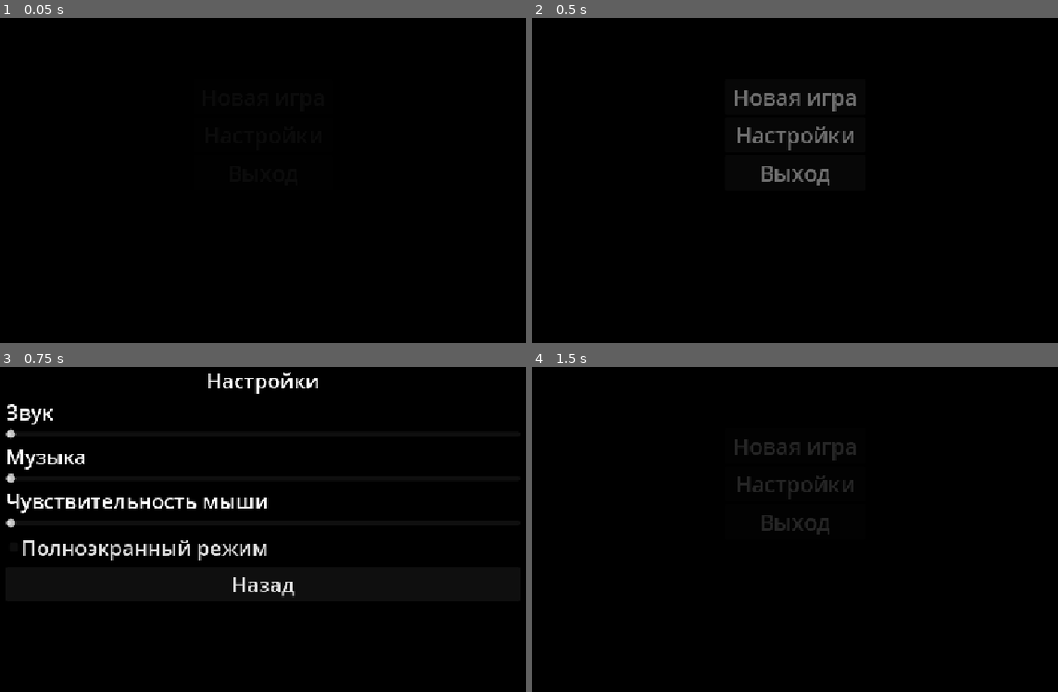
Above: before the commit, frames 1-4 (two rows, left to right).
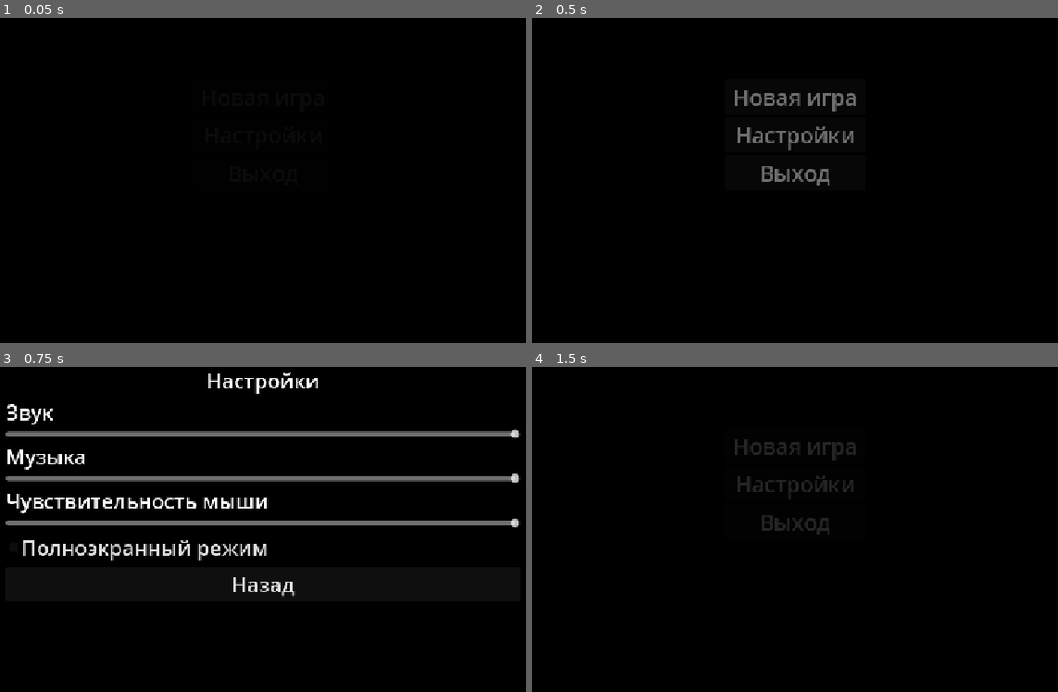
Above: after the commit, the same moments.

Repository: JohnMandzela/PROJECT_MITA
Game: Godot game, scene res://scenes/main_menu.tscn
Same seed, same stepped clock (60 frames per second), same inputs: the game is played once before the commit and once after it.
Inputs:
- Up to frame 1 (0.05 s): no input
- Up to frame 2 (0.5 s): no input
- Up to frame 3 (0.75 s): click "Настройки" at 0.5 s
- Up to frame 4 (1.5 s): click "Назад" at 1.25 s

Frames 1-2 are identical in both runs. In frame 3, 4.8% of the frame differs, in the area x 1-99%, y 18-50%; in frame 4, nothing differs.

Commit message:
Изменить настройки звука
Проведена работа над ползунками громкости звуков и музыки, которые теперь можно изменять, НО! все еще не сохраняются данные, которые пользователь выбирает при движении ползунков

Diff:
--- /dev/null
+++ b/audio/default_bus_layout.tres
@@ -0,0 +1,15 @@
+[gd_resource type="AudioBusLayout" format=3 uid="uid://8uorenhholqh"]
+
+[resource]
+bus/1/name = &"Sounds"
+bus/1/solo = false
+bus/1/mute = false
+bus/1/bypass_fx = false
+bus/1/volume_db = 0.0
+bus/1/send = &"Master"
+bus/2/name = &"Music"
+bus/2/solo = false
+bus/2/mute = false
+bus/2/bypass_fx = false
+bus/2/volume_db = 0.0
+bus/2/send = &"Master"
--- a/project.godot
+++ b/project.godot
@@ -17,6 +17,10 @@
 boot_splash/fullsize=false
 boot_splash/image="uid://0tfcbp2bqbm4"
 config/icon="uid://bqsxrcdk5hfja"
+
+[audio]
+
+buses/default_bus_layout="res://audio/default_bus_layout.tres"
 
 [autoload]
 
--- a/scenes/goshivon.tscn
+++ b/scenes/goshivon.tscn
@@ -167,6 +167,7 @@
 [node name="Audio" type="AudioStreamPlayer" parent="Door_Mike_Room/Enter_Mike_Room"]
 stream = ExtResource("8_y5ma7")
 volume_db = -15.0
+bus = &"Sounds"
 
 [connection signal="body_entered" from="Door_Mike_Room/Enter_Mike_Room" to="Door_Mike_Room/Enter_Mike_Room" method="_on_body_entered"]
 [connection signal="body_exited" from="Door_Mike_Room/Enter_Mike_Room" to="Door_Mike_Room/Enter_Mike_Room" method="_on_body_exited"]
--- a/scenes/main_menu.tscn
+++ b/scenes/main_menu.tscn
@@ -1,6 +1,7 @@
-[gd_scene load_steps=5 format=3 uid="uid://dbg1xkfmi17eg"]
+[gd_scene load_steps=6 format=3 uid="uid://dbg1xkfmi17eg"]
 
 [ext_resource type="Script" uid="uid://kkb06l5r6ctm" path="res://scripts/main_menu.gd" id="1_l6cm7"]
+[ext_resource type="AudioStream" uid="uid://bk6al3gxa2up6" path="res://audio/Darkness Music.mp3" id="2_ekxnf"]
 
 [sub_resource type="Animation" id="Animation_ekxnf"]
 length = 0.001
@@ -125,6 +126,11 @@
 }
 autoplay = "main_menu_animation"
 
+[node name="Menu_Theme" type="AudioStreamPlayer" parent="."]
+stream = ExtResource("2_ekxnf")
+bus = &"Music"
+playback_type = 1
+
 [connection signal="pressed" from="VBoxContainer/New_Game" to="." method="_on_new_game_button_pressed"]
 [connection signal="pressed" from="VBoxContainer/Options" to="." method="_on_options_button_pressed"]
 [connection signal="pressed" from="VBoxContainer/Exit" to="." method="_on_exit_pressed"]
--- a/scenes/mike_room.tscn
+++ b/scenes/mike_room.tscn
@@ -186,6 +186,8 @@
 [node name="Toilet_Sound" type="AudioStreamPlayer" parent="Ivents/Shower"]
 stream = ExtResource("6_sw8qw")
 volume_db = -15.0
+bus = &"Sounds"
+playback_type = 1
 
 [node name="Bed_Left" type="Area2D" parent="Ivents"]
 script = ExtResource("8_glapv")
@@ -268,6 +270,7 @@
 [node name="Audio" type="AudioStreamPlayer" parent="Ivents/Exit_Mike_Room"]
 stream = ExtResource("10_qkv8r")
 volume_db = -15.0
+bus = &"Sounds"
 
 [node name="Camera2D" type="Camera2D" parent="."]
 zoom = Vector2(1.4, 1.4)
--- a/scenes/mom_home.tscn
+++ b/scenes/mom_home.tscn
@@ -54,6 +54,7 @@
 [node name="Audio" type="AudioStreamPlayer" parent="Exit_Mom_Home"]
 stream = ExtResource("7_mgikj")
 volume_db = -15.0
+bus = &"Sounds"
 
 [node name="Spawn_Base" type="Marker2D" parent="."]
 position = Vector2(70, -68)
--- a/scenes/system/options.tscn
+++ b/scenes/system/options.tscn
@@ -54,6 +54,8 @@
 layout_mode = 2
 size_flags_horizontal = 3
 size_flags_vertical = 4
+min_value = -20.0
+max_value = 0.0
 
 [node name="Music" type="VBoxContainer" parent="Options_Menu/Options_Menu_VBox"]
 layout_mode = 2
@@ -74,6 +76,8 @@
 layout_mode = 2
 size_flags_horizontal = 3
 size_flags_vertical = 4
+min_value = -20.0
+max_value = 0.0
 
 [node name="Mouse_Sensitivity" type="VBoxContainer" parent="Options_Menu/Options_Menu_VBox"]
 layout_mode = 2
@@ -94,6 +98,8 @@
 layout_mode = 2
 size_flags_horizontal = 3
 size_flags_vertical = 4
+min_value = -20.0
+max_value = 0.0
 
 [node name="Fullscreen_CheckBox" type="CheckBox" parent="Options_Menu/Options_Menu_VBox"]
 layout_mode = 2
@@ -105,5 +111,7 @@
 theme_override_font_sizes/font_size = 32
 text = "Назад"
 
+[connection signal="value_changed" from="Options_Menu/Options_Menu_VBox/Sounds/sounds_slider/sounds_slider" to="." method="_on_sounds_value_changed"]
+[connection signal="value_changed" from="Options_Menu/Options_Menu_VBox/Music/Music_slider/music_slider" to="." method="_on_music_value_changed"]
 [connection signal="toggled" from="Options_Menu/Options_Menu_VBox/Fullscreen_CheckBox" to="." method="_on_fullscreen_toggled"]
 [connection signal="pressed" from="Options_Menu/Options_Menu_VBox/Exit_to_MainMenu" to="." method="_on_back_pressed"]
--- a/scripts/autoloads/GameManager.gd
+++ b/scripts/autoloads/GameManager.gd
@@ -3,7 +3,7 @@
 
 #---------------------------------------------------------------------------------------------------------------
 # Константы для масштаба экрана в игре
-const SETTINGS_PATH := "res://scripts/autoloads/settings.cfg"
+var SETTINGS_PATH := "res://scripts/autoloads/settings.cfg"
 
 # Переменные для СПАВНА игрока в сцене
 var player_scene: PackedScene = preload("res://scenes/player.tscn")
@@ -38,15 +38,15 @@
 	)
 
 	# Применяем звук
-	#AudioServer.set_bus_volume_db(
-		#AudioServer.get_bus_index("Music"),
-		#linear_to_db(music_vol / 100.0)
-	#)
+	AudioServer.set_bus_volume_db(
+		AudioServer.get_bus_index("Music"),
+		linear_to_db(music_vol / 100.0)
+	)
 
-	#AudioServer.set_bus_volume_db(
-		#AudioServer.get_bus_index("Sounds"),
-		#linear_to_db(sounds_vol / 100.0)
-	#)
+	AudioServer.set_bus_volume_db(
+		AudioServer.get_bus_index("Sounds"),
+		linear_to_db(sounds_vol / 100.0)
+	)
 #---------------------------------------------------------------------------------------------------------------
 
 
--- a/scripts/main_menu.gd
+++ b/scripts/main_menu.gd
@@ -1,8 +1,9 @@
 extends Control
 
+@onready var audio : AudioStreamPlayer = get_node_or_null("Menu_Theme")
 
 func _ready() -> void:
-	pass
+	_play_interact_sound()
 
 func _process(_delta: float) -> void:
 	pass
@@ -17,3 +18,7 @@
 
 func _on_exit_pressed() -> void:
 	get_tree().quit()
+
+func _play_interact_sound() -> void:
+	if not audio.playing:
+		audio.play()
--- a/scripts/options.gd
+++ b/scripts/options.gd
@@ -28,9 +28,17 @@
 
 	fullscren_checkbox_path.button_pressed = is_full
 
-	# Загружаем сохранённые значения громкости
-	if ProjectSettings.has_setting("game/music_volume"):
-		music_value_path.value = ProjectSettings.get_setting("game/music_volume")
+	var config = ConfigFile.new()
+	var err = config.load(GameManager.SETTINGS_PATH)
+
+	if err == OK:
+		var music : float = config.get_value("audio", "music_volume", 0.0)
+		music_value_path.value = music
+
+	# Загружаем сохранённые значения громкости музыки
+	#if ProjectSettings.has_setting("game/music_volume"):
+		#music_value_path.value = ProjectSettings.get_setting("game/music_volume")
+	# Загружаем сохранённые значения громкости звуков
 	if ProjectSettings.has_setting("game/sounds_volume"):
 		sounds_value_path.value = ProjectSettings.get_setting("game/sounds_volume")
 	# Загружаем сохранённые значения чувствительности мыши
@@ -44,15 +52,13 @@
 
 # Сигнал слайдера эффектов
 func _on_sounds_value_changed(value):
-	#AudioServer.set_bus_volume_db(AudioServer.get_bus_index("Sounds"), linear_to_db(value / 100.0))
-	#ProjectSettings.set_setting("game/sounds_volume", value)
-	pass
+	AudioServer.set_bus_volume_db(AudioServer.get_bus_index("Sounds"), value)
+	save_settings()
 
 # Сигнал слайдера музыки
 func _on_music_value_changed(value):
-	#AudioServer.set_bus_volume_db(AudioServer.get_bus_index("Music"), linear_to_db(value / 100.0))
-	#ProjectSettings.set_setting("game/music_volume", value)
-	pass
+	AudioServer.set_bus_volume_db(AudioServer.get_bus_index("Music"), value)
+	save_settings()
 
 func _on_mouse_sensitivity_value_changed(value):
 	pass
Not shown, added: audio/Darkness Music.mp3.import
Not shown, added: audio/Darkness Music.mp3
